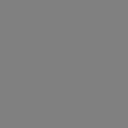
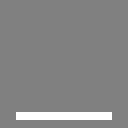
Layer changes from the first (128, 128) image to the second:
added group "pylon" with 21 layers above "void_crate" over box(16, 112, 112, 120)
added layer "pylon_side.mask" in group "pylon" over box(16, 112, 112, 120)
hid group "server" (35 layers) over box(16, 112, 112, 120)
